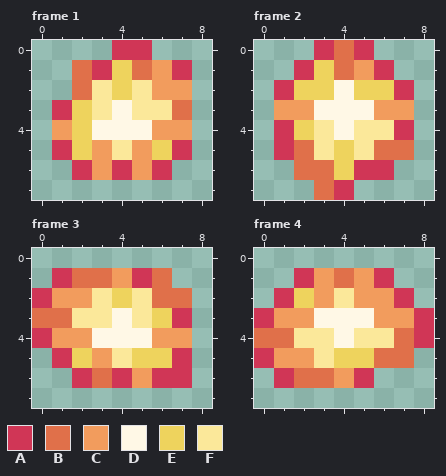
Pixel-art file -- Assets/Textures/Backgrounds/ScrollingObjects/Embers/plasma_2.aseprite. Above: the version before the commit.
9x8 pixels, 4 frames. Shown: frame 1, frame 2, frame 3, frame 4.
Palette (. is transparent): A #d03656  B #e0704a  C #f29c5d  D #fff8e6  E #eed35d  F #fbe89a
After:
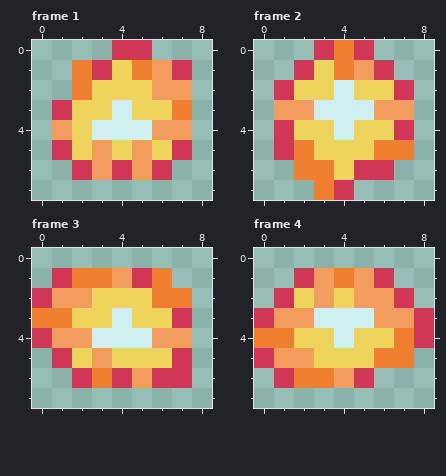
From old to new:
colour B: #e0704a -> #ee7f2f
colour D: #fff8e6 -> #cef0f1
Frame 1:
y 2: x 3 F -> E; x 5 F -> E
y 3: x 3 F -> E; x 5..6 FF -> EE
y 5: x 4 F -> E
Frame 2:
y 4: x 3 F -> E; x 5..6 FF -> EE
y 5: x 3 F -> E; x 5 F -> E
Frame 3:
y 2: x 3 F -> E; x 5 F -> E
y 3: x 2..3 FF -> EE; x 5 F -> E
y 5: x 4 F -> E
Frame 4:
y 2: x 4 F -> E
y 4: x 2..3 FF -> EE; x 5..6 FF -> EE
y 5: x 3 F -> E
Where, in picture pixels (left, top, right, bottom), the same in both pictures:
changed: (72, 60, 192, 160)
changed: (294, 40, 414, 200)
changed: (32, 268, 192, 388)
changed: (254, 268, 414, 388)
